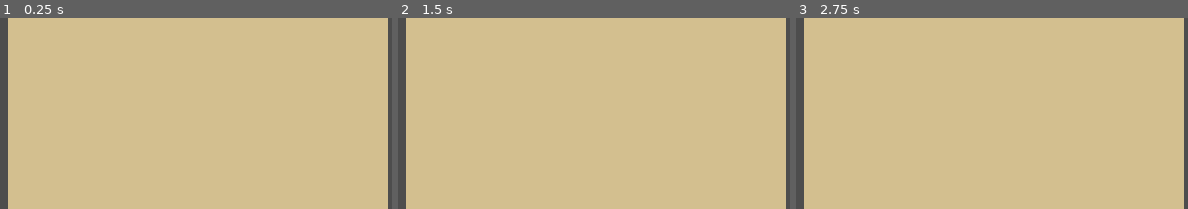
Above: before the commit, frames 1-3 (left to right).
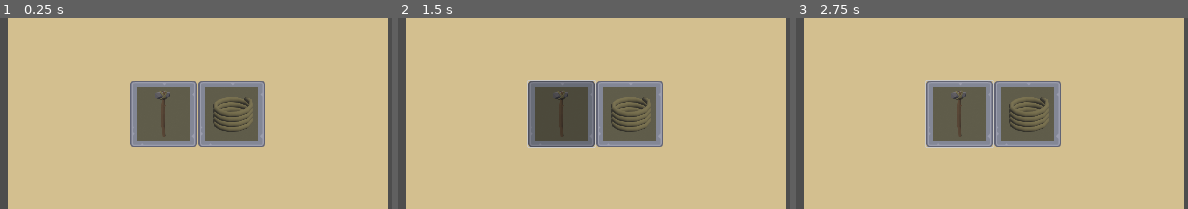
Above: after the commit, the same moments.

Repository: afarber/SurvivalGame
Game: Godot game, scene res://bulletins/player_menus/crafting_menu.tscn
Same seed, same stepped clock (60 frames per second), same inputs: the game is played once before the commit and once after it. This scene is started directly instead of the project's main scene.
Inputs (mouse positions are % of the whole screen's width and height, from its top left):
- Up to frame 1 (0.25 s): no input
- Up to frame 2 (1.5 s): click (71, 60) at 0.52 s; tap Enter (ui_accept) at 1.25 s; move the mouse to (72, 51) at 1.27 s; hold D (move_right) from 1.28 s (still down); tap E (interact) at 1.35 s; click (72, 51) at 1.42 s
- Up to frame 3 (2.75 s): tap Space (jump) at 1.52 s; release D (move_right) at 2 s; tap Enter (ui_accept) at 2 s; drag from (30, 63) to (45, 81) at 2.02 s
The pictures show only the part of the screen within x 50-100%, y 35-85%; the shares and areas given below are measured in that part.

The runs differ from the first frame. In frame 1, 12% of the frame differs, in the area x 33-68%, y 32-68%; in frame 2, 12%, in the area x 32-68%, y 32-69%; in frame 3, 12%.

Commit message:
Display axe and rope crafting buttons

Diff:
--- /dev/null
+++ b/bulletins/player_menus/crafting_menu.gd
@@ -0,0 +1,14 @@
+extends PlayerMenuBase
+
+@onready var crafting_button_container: GridContainer = %CraftingButtonContainer
+
+@export var crafting_button_scene: PackedScene
+
+func _ready() -> void:
+	for craftable_item_key in ItemConfig.CRAFTABLE_ITEM_KEYS:
+		var crafting_button = crafting_button_scene.instantiate()
+		crafting_button_container.add_child(crafting_button)
+		crafting_button.set_item_key(craftable_item_key)
+
+	# Call the _ready() function in player_menu_base.gd
+	super()
--- a/bulletins/player_menus/crafting_menu.tscn
+++ b/bulletins/player_menus/crafting_menu.tscn
@@ -1,8 +1,12 @@
-[gd_scene load_steps=2 format=3 uid="uid://cjrwwfhqfsgov"]
+[gd_scene load_steps=4 format=3 uid="uid://cjrwwfhqfsgov"]
 
 [ext_resource type="PackedScene" uid="uid://wrug1fa8nn3u" path="res://bulletins/player_menus/player_menu_base.tscn" id="1_exunu"]
+[ext_resource type="Script" path="res://bulletins/player_menus/crafting_menu.gd" id="2_hhjh1"]
+[ext_resource type="PackedScene" uid="uid://chs6nel5h5h81" path="res://ui/custom_nodes/crafting_button.tscn" id="3_s8emc"]
 
 [node name="CraftingMenu" instance=ExtResource("1_exunu")]
+script = ExtResource("2_hhjh1")
+crafting_button_scene = ExtResource("3_s8emc")
 
 [node name="Label" parent="MarginContainer/HBoxContainer/VBoxContainer/UtilityNinePatchRect/MarginContainer/VBoxContainer/NinePatchRect" index="0"]
 theme_override_font_sizes/font_size = 32
@@ -12,6 +16,7 @@
 layout_mode = 2
 size_flags_vertical = 3
 
-[node name="CraftableButtonContainer" type="GridContainer" parent="MarginContainer/HBoxContainer/VBoxContainer/UtilityNinePatchRect/MarginContainer/VBoxContainer/CenterContainer" index="0"]
+[node name="CraftingButtonContainer" type="GridContainer" parent="MarginContainer/HBoxContainer/VBoxContainer/UtilityNinePatchRect/MarginContainer/VBoxContainer/CenterContainer" index="0"]
+unique_name_in_owner = true
 layout_mode = 2
 columns = 3
--- a/bulletins/player_menus/player_menu_base.gd
+++ b/bulletins/player_menus/player_menu_base.gd
@@ -1,4 +1,6 @@
 extends Bulletin
+
+class_name PlayerMenuBase
 
 # Right-click and select "Access as Unique Name", then ctrl-drag to here
 @onready var inventory_grid_container: GridContainer = %InventoryGridContainer
--- /dev/null
+++ b/ui/custom_nodes/crafting_button.gd
@@ -0,0 +1,12 @@
+extends TextureRect
+
+# Type not specified here for the var, because it can also be null
+var item_key
+
+@onready var icon_texture_rect: TextureRect = $MarginContainer/IconTextureRect
+
+# Type not specified here for the param, because it can also be null
+func set_item_key(_item_key) -> void:
+	item_key = _item_key
+	var item_resource:ItemResource = ItemConfig.get_item_resource(item_key)
+	icon_texture_rect.texture = item_resource.icon
--- a/ui/custom_nodes/crafting_button.tscn
+++ b/ui/custom_nodes/crafting_button.tscn
@@ -1,9 +1,31 @@
-[gd_scene load_steps=3 format=3 uid="uid://chs6nel5h5h81"]
+[gd_scene load_steps=7 format=3 uid="uid://chs6nel5h5h81"]
 
 [ext_resource type="Texture2D" uid="uid://l5yo3ih8aue8" path="res://textures/panel_blue.png" id="1_lw6jv"]
+[ext_resource type="Script" path="res://ui/custom_nodes/crafting_button.gd" id="2_yr02l"]
 
 [sub_resource type="StyleBoxFlat" id="StyleBoxFlat_hbe4t"]
 bg_color = Color(0.6, 0.6, 0.6, 0)
+corner_radius_top_left = 10
+corner_radius_top_right = 10
+corner_radius_bottom_right = 10
+corner_radius_bottom_left = 10
+
+[sub_resource type="StyleBoxFlat" id="StyleBoxFlat_2xmy2"]
+bg_color = Color(0, 0.00392157, 0, 0.12549)
+corner_radius_top_left = 10
+corner_radius_top_right = 10
+corner_radius_bottom_right = 10
+corner_radius_bottom_left = 10
+
+[sub_resource type="StyleBoxFlat" id="StyleBoxFlat_adkqv"]
+bg_color = Color(0, 0.00392157, 0, 0.203922)
+corner_radius_top_left = 10
+corner_radius_top_right = 10
+corner_radius_bottom_right = 10
+corner_radius_bottom_left = 10
+
+[sub_resource type="StyleBoxFlat" id="StyleBoxFlat_u17yh"]
+bg_color = Color(0.121569, 0.129412, 0.117647, 0.509804)
 corner_radius_top_left = 10
 corner_radius_top_right = 10
 corner_radius_bottom_right = 10
@@ -14,6 +36,7 @@
 offset_right = 40.0
 offset_bottom = 40.0
 texture = ExtResource("1_lw6jv")
+script = ExtResource("2_yr02l")
 
 [node name="MarginContainer" type="MarginContainer" parent="."]
 layout_mode = 1
@@ -29,6 +52,7 @@
 
 [node name="IconTextureRect" type="TextureRect" parent="MarginContainer"]
 layout_mode = 2
+expand_mode = 1
 
 [node name="Button" type="Button" parent="."]
 layout_mode = 1
@@ -38,3 +62,6 @@
 grow_horizontal = 2
 grow_vertical = 2
 theme_override_styles/normal = SubResource("StyleBoxFlat_hbe4t")
+theme_override_styles/hover = SubResource("StyleBoxFlat_2xmy2")
+theme_override_styles/pressed = SubResource("StyleBoxFlat_adkqv")
+theme_override_styles/disabled = SubResource("StyleBoxFlat_u17yh")
